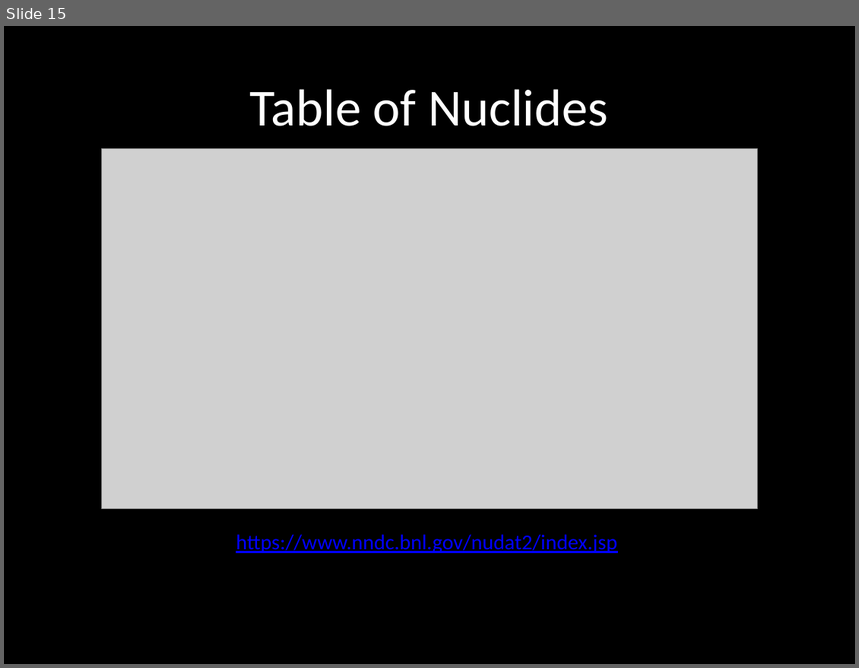
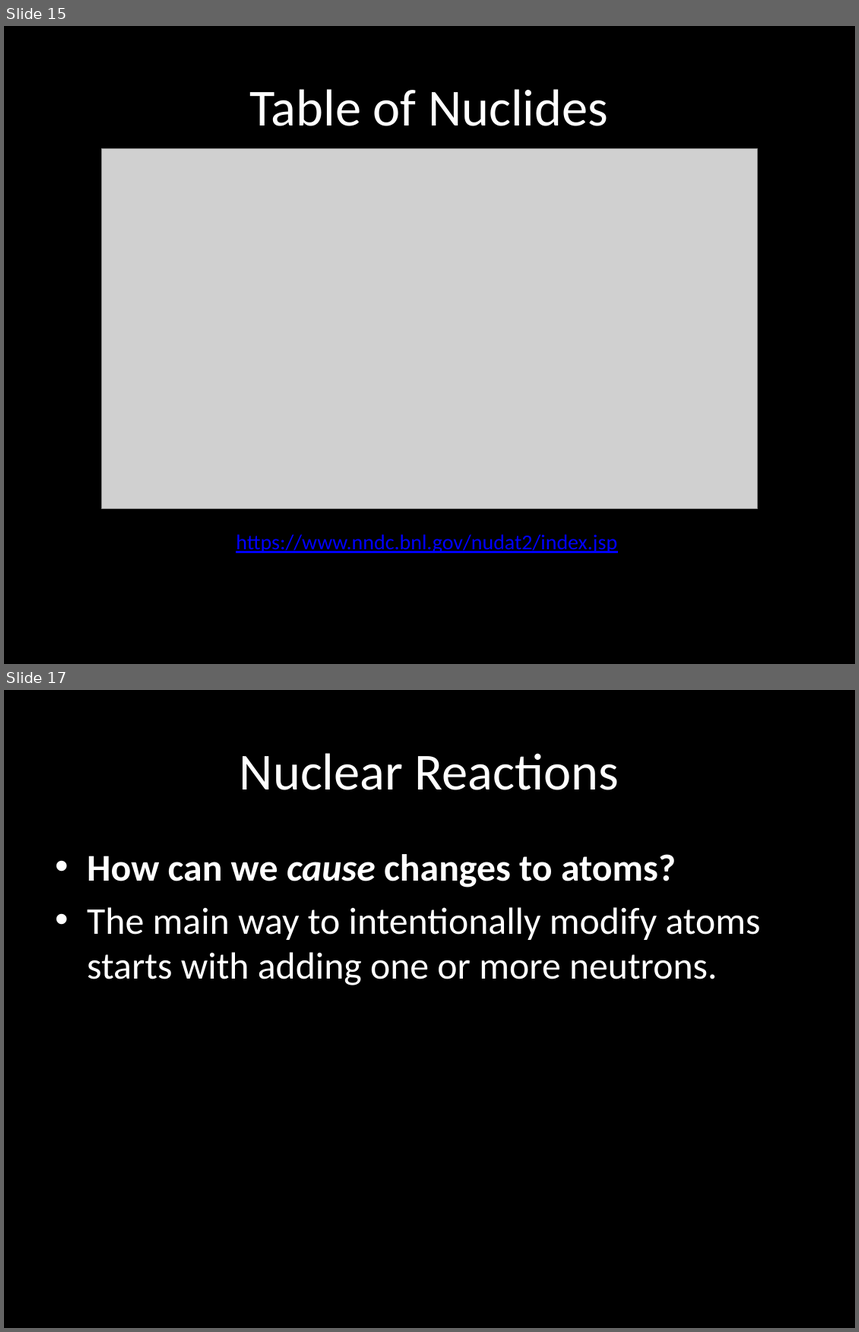
Before and after one commit to carlosgj/FRC-Training, a slide deck: Nuclear Physics Part 2.pptx. Shown one above the other, each under a label of ours: slide 15 before the commit, slides 15 and 17 after it; the slides between them are not shown. The pictures are 859x668 and 859x1332 pixels, drawn with LibreOffice and Linux fonts; fonts in the diff are those of the drawing; grey boxes stand for pictures; background and template pictures are left out. Boxes give left, top, right and bottom in pixels: in the first picture for what was removed or moved away, otherwise in the second. Text is boxed around its words. In the diff, an @@ line names an element or a change of style, - is before the commit and + after.

Commit message:
Adding neutron stuff to part 2

```diff
--- a/Nuclear Physics Part 2.pptx
+++ b/Nuclear Physics Part 2.pptx
@@ slide 17 added at [4,690,855,1328], background #000000 @@
@@ title added at [240,753,620,790], 44 pt, text #FFFFFF @@
+Nuclear Reactions
@@ text added at [87,854,761,986], 32 pt, text #FFFFFF @@
+• How can we cause changes to atoms?
+• The main way to intentionally modify atoms starts with adding one or more neutrons.
```
Also in this commit, not shown: 5 other slides added.
